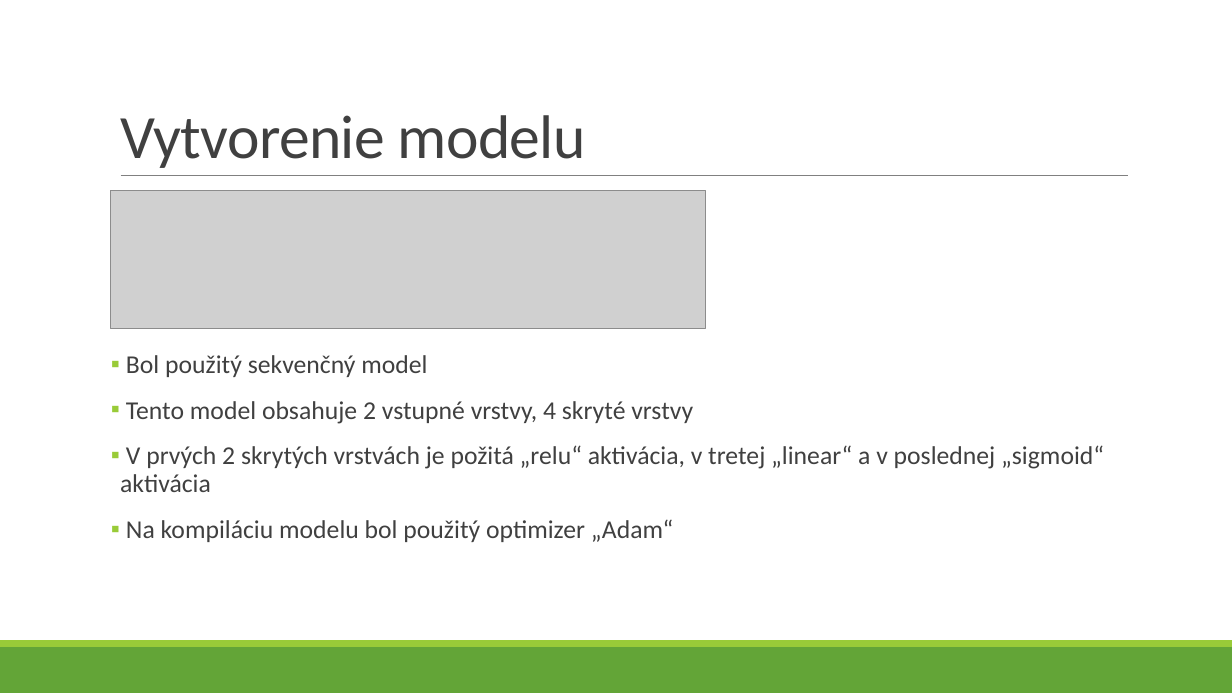
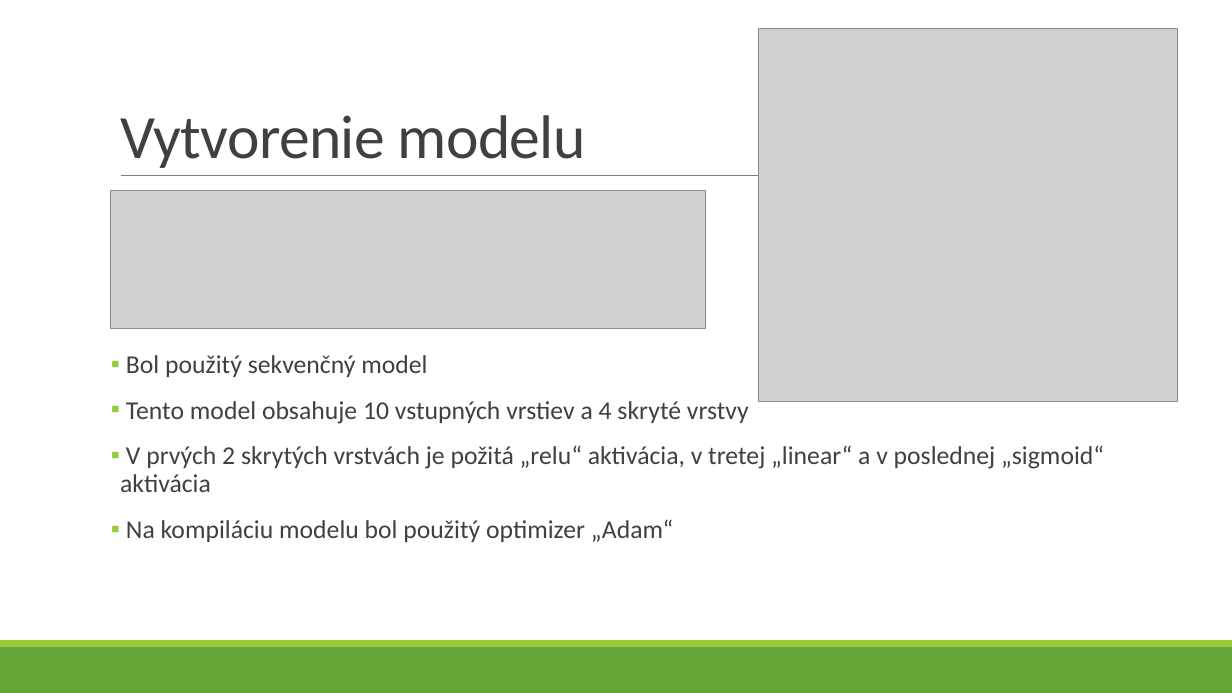
Before and after one commit to QppZoon/Torovsky_NS2019, a slide deck: slide 6 of Torovsky_prezentácia.pptx. Drawn at 1232x693 pixels with LibreOffice and Linux fonts; fonts in the diff are those of the drawing; grey boxes stand for pictures. Boxes give left, top, right and bottom in pixels: in the first picture for what was removed or moved away, otherwise in the second. Text is boxed around its words. In the diff, an @@ line names an element or a change of style, - is before the commit and + after.

Commit message:
Prezentácia (final)

```diff
--- a/Torovsky_prezentácia.pptx
+++ b/Torovsky_prezentácia.pptx
@@ picture added at (759, 29, 1177, 401) @@
@@ text at (126, 401, 749, 424): text changed @@
-▪ Tento model obsahuje 2 vstupné vrstvy, 4 skryté vrstvy
+▪ Tento model obsahuje 10 vstupných vrstiev a 4 skryté vrstvy
```
